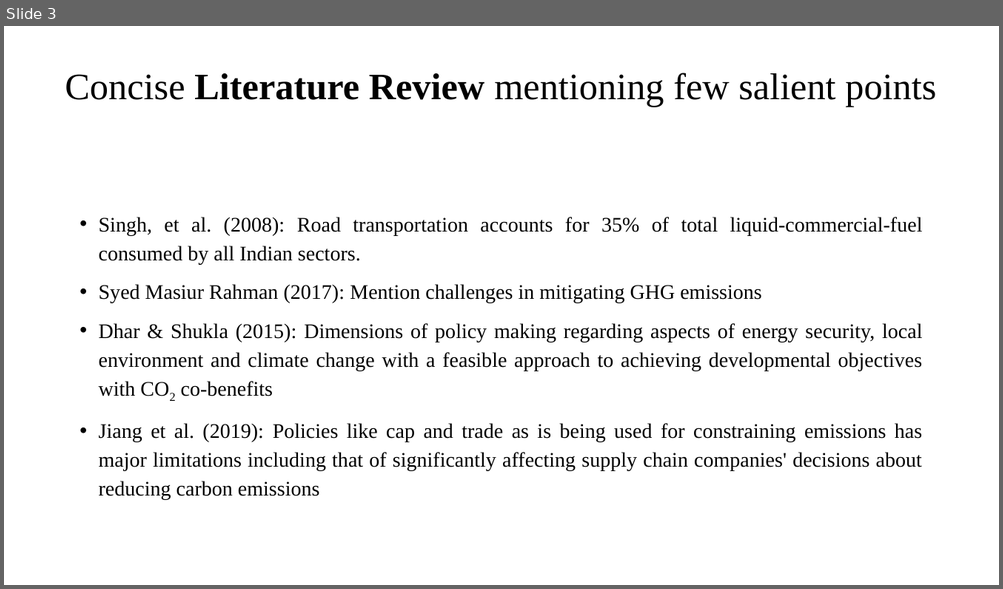
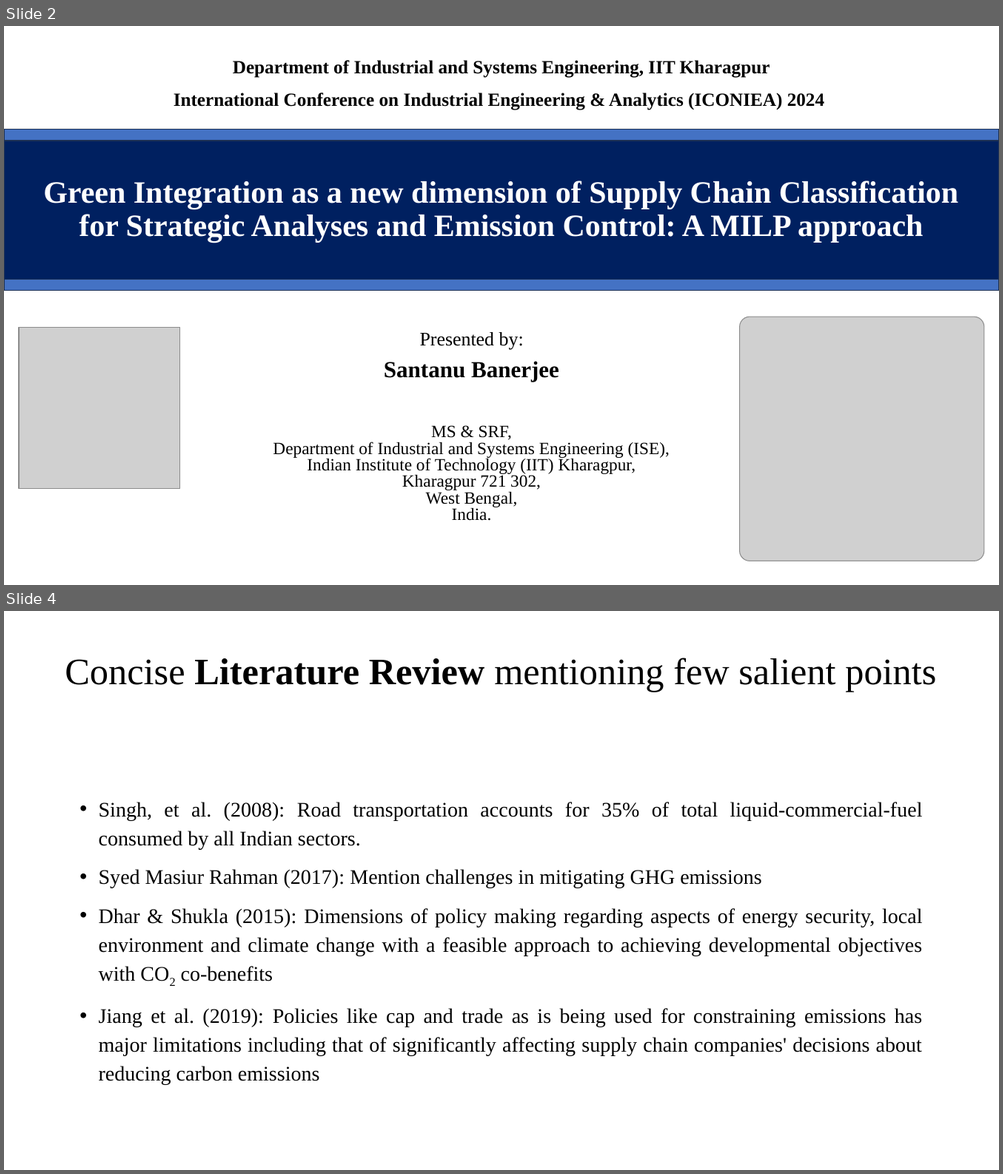
Before and after one commit to SanTanBan/DataSet-ICONIEA-2024-Emission-Reduction-through-Green-Sustainable-Supply-Chains, a slide deck: Santanu ~ PaperID 202331307 ~ Presented on 17.2.2024 in Venue V3 Operations Management Track.pptx. Shown one above the other, each under a label of ours: slide 3 before the commit, slides 2 and 4 after it; the slides between them are not shown. The pictures are 1003x589 and 1003x1174 pixels, drawn with LibreOffice and Linux fonts; fonts in the diff are those of the drawing; grey boxes stand for pictures. Boxes give left, top, right and bottom in pixels: in the first picture for what was removed or moved away, otherwise in the second. Text is boxed around its words. In the diff, an @@ line names an element or a change of style, - is before the commit and + after.

```diff
--- a/Santanu ~ PaperID 202331307 ~ Presented on 17.2.2024 in Venue V3 Operations Management Track.pptx
+++ b/Santanu ~ PaperID 202331307 ~ Presented on 17.2.2024 in Venue V3 Operations Management Track.pptx
@@ slide 2 added at (4,26,999,585), background #FFFFFF @@
@@ text added at (173,60,824,110), 18 pt, text #000000, bold @@
+Department of Industrial and Systems Engineering, IIT Kharagpur
+International Conference on Industrial Engineering & Analytics (ICONIEA) 2024
@@ rectangle added at (4,130,999,291), fill #4472C4, outline #1E3256 1 pt @@
@@ rectangle added at (4,141,999,280), fill #002060, outline #1E3256 1 pt @@
@@ text added at (43,181,958,242), 30 pt, text #FFFFFF, bold @@
+Green Integration as a new dimension of Supply Chain Classification for Strategic Analyses and Emission Control: A MILP approach
@@ picture added at (19,327,180,488) @@
@@ subtitle added at (273,332,669,521), 16.6 pt, text #000000 @@
+Presented by:
+Santanu Banerjee
+MS & SRF,
+Department of Industrial and Systems Engineering (ISE),
+Indian Institute of Technology (IIT) Kharagpur,
+Kharagpur 721 302,
+West Bengal,
+India.
@@ picture added at (740,317,984,562) @@
@@ what was slide 3 is now slide 4 @@
```
Also in this commit, not shown: 3 slides changed.
